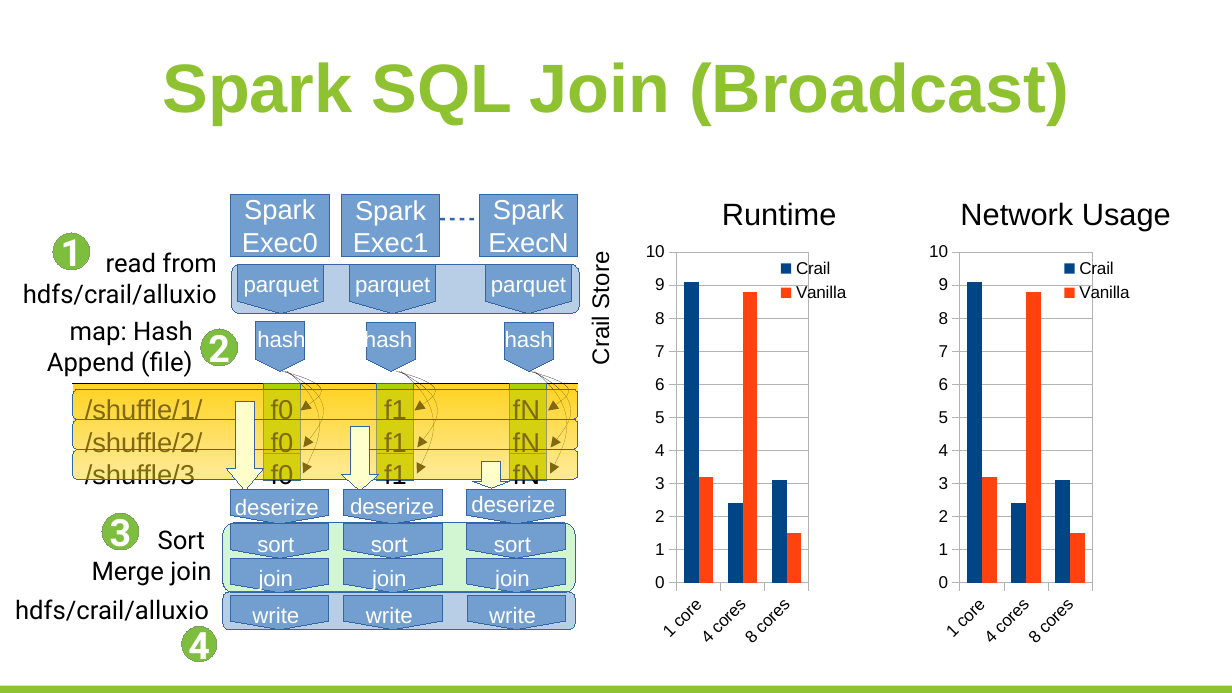
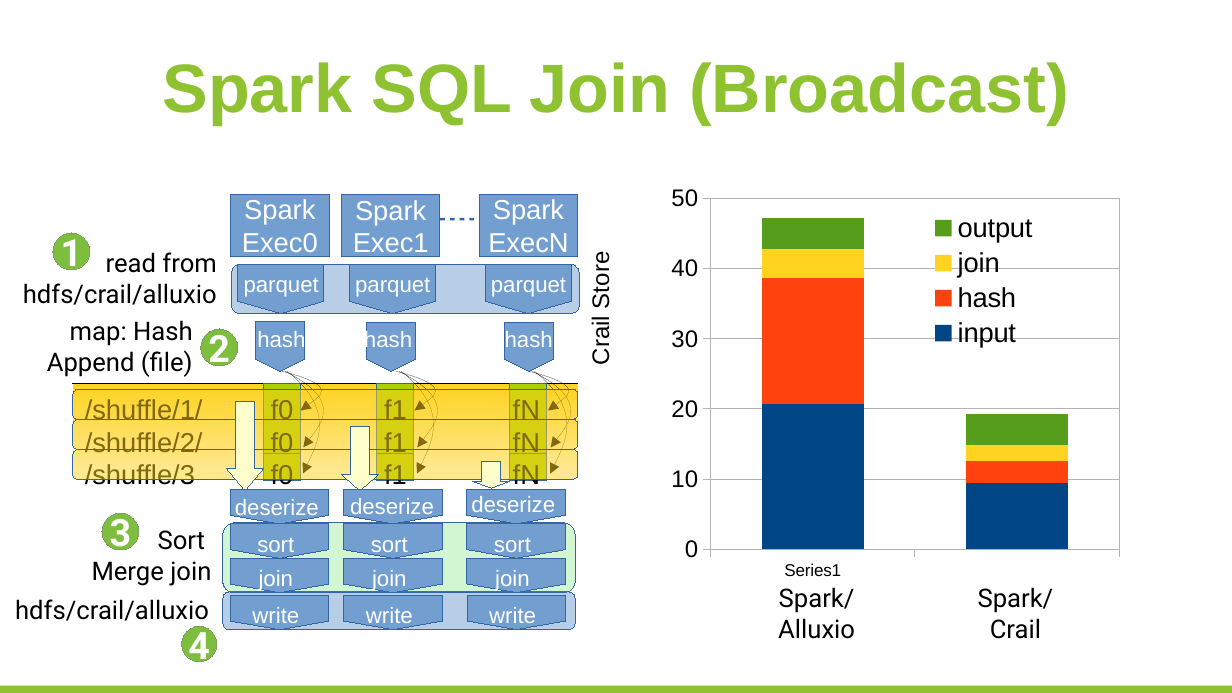
Before and after one commit to huangyibo/spark-summit-17, a slide deck: slide 26 of template.odp. Drawn at 1232x693 pixels with LibreOffice and Linux fonts; fonts in the diff are those of the drawing; background and template pictures are left out. Boxes give left, top, right and bottom in pixels: in the first picture for what was removed or moved away, otherwise in the second. Text is boxed around its words. In the diff, an @@ line names an element or a change of style, - is before the commit and + after.

```diff
--- a/template.odp
+++ b/template.odp
@@ column stacked chart added at [671,180,1146,586] @@
+categories: , 
+input: 21, 10
+hash: 18, 3
+join: 4, 2
+output: 4, 4
@@ text removed at [722,202,837,226] @@
-Runtime
@@ text removed at [960,202,1171,231] @@
-Network Usage
@@ column chart removed at [641,234,901,655] @@
-categories: 1 core, 4 cores, 8 cores
-Crail: 9.1, 2.4, 3.1
-Vanilla: 3.2, 8.8, 1.5
@@ column chart removed at [924,234,1184,655] @@
-categories: 1 core, 4 cores, 8 cores
-Crail: 9.1, 2.4, 3.1
-Vanilla: 3.2, 8.8, 1.5
@@ text added at [778,587,855,639], 15 pt, text #000000 @@
+Spark/
+Alluxio
@@ text added at [978,587,1054,639], 15 pt, text #000000 @@
+Spark/
+Crail
```
Also in this commit, not shown: 1 other slide changed, 3 other files.
